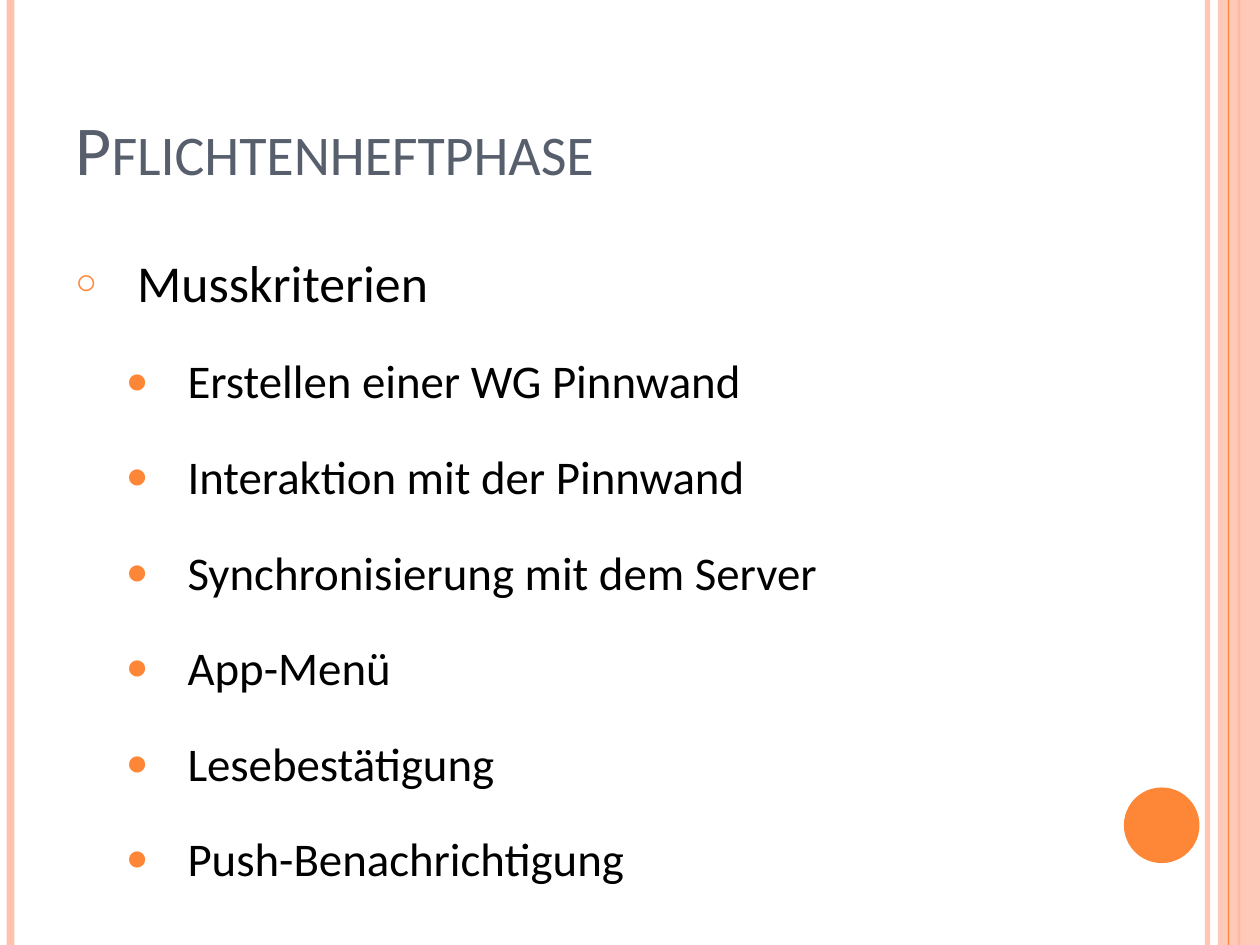
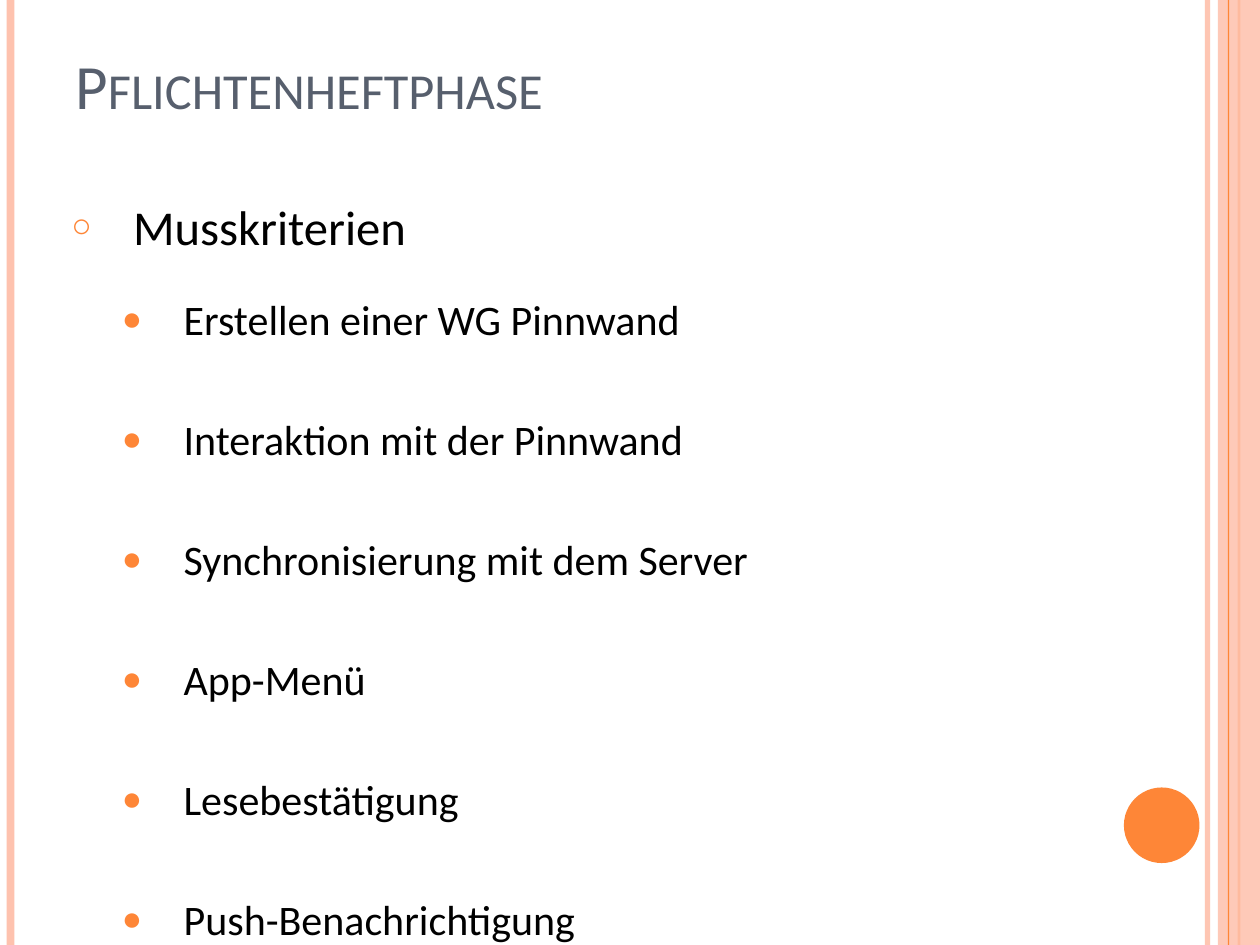
Before and after one commit to YuKitAs/fridget-android, a slide deck: slide 9 of documentation/Abschluss/Abschlusspräsentation.pptx (slide 8 before the commit). Drawn at 1260x945 pixels with LibreOffice and Linux fonts; fonts in the diff are those of the drawing. Boxes give left, top, right and bottom in pixels: in the first picture for what was removed or moved away, otherwise in the second. Text is boxed around its words. In the diff, an @@ line names an element or a change of style, - is before the commit and + after.

Commit message:
Pflichtenheft part slides

```diff
--- a/documentation/Abschluss/Abschlusspräsentation.pptx
+++ b/documentation/Abschluss/Abschlusspräsentation.pptx
@@ title "Pflichtenheftphase" at (63,38,1092,129): size 40 to 36 pt @@
@@ text "Musskriterien": place and size @@
-text "Musskriterien" at (137,266,817,884)
+text "Musskriterien" at (133,211,748,943)
@@ text "Musskriterien" at (133,211,748,943): size 29.6 to 27.8 pt in "Musskriterien"; size 26.8 to 24.1 pt @@
```
Also in this commit, not shown: 2 other slides changed, 1 slide added.
